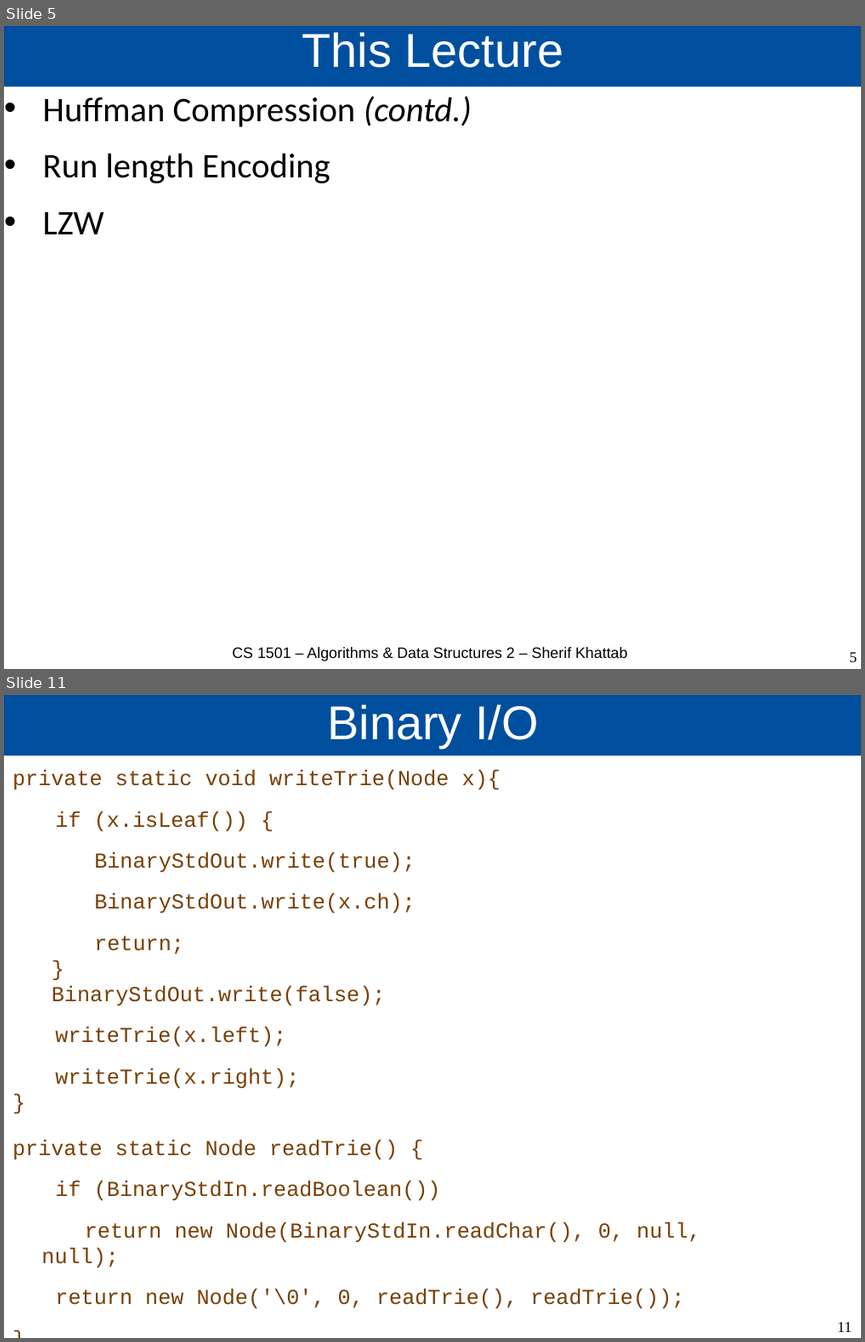
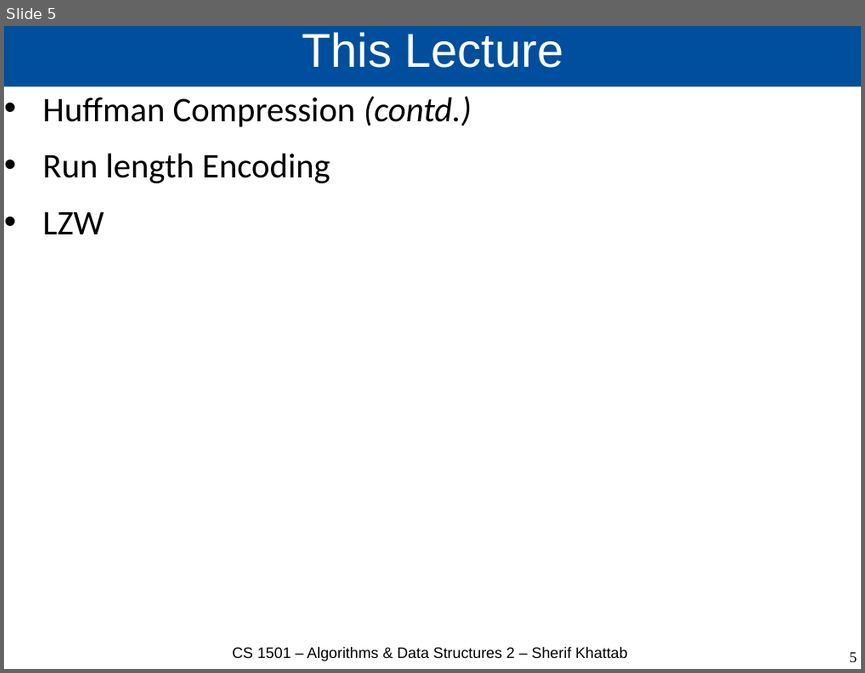
Before and after one commit to cs1501-2224/handouts, a slide deck: DraftSlides/Lecture13.pptx. Shown one above the other, each under a label of ours: slides 5 and 11 before the commit, slide 5 after it; the slides between them are not shown. The pictures are 865x1342 and 865x673 pixels, drawn with LibreOffice and Linux fonts; fonts in the diff are those of the drawing. Boxes give left, top, right and bottom in pixels: in the first picture for what was removed or moved away, otherwise in the second. Text is boxed around its words. In the diff, an @@ line names an element or a change of style, - is before the commit and + after.

```diff
--- a/DraftSlides/Lecture13.pptx
+++ b/DraftSlides/Lecture13.pptx
@@ slide 11 removed at (x1=4, y1=695, x2=861, y2=1338), background #FFFFFF @@
@@ title removed at (x1=4, y1=695, x2=861, y2=756) @@
-Binary I/O
@@ text removed at (x1=12, y1=770, x2=500, y2=1089) @@
-private static void writeTrie(Node x){
-if (x.isLeaf()) {
-BinaryStdOut.write(true);
-BinaryStdOut.write(x.ch);
-return;
-}
-BinaryStdOut.write(false);
-writeTrie(x.left);
-writeTrie(x.right);
-}
@@ text removed at (x1=12, y1=1140, x2=701, y2=1309) @@
-private static Node readTrie() {
-if (BinaryStdIn.readBoolean())
-return new Node(BinaryStdIn.readChar(), 0, null, null);
-return new Node('\0', 0, readTrie(), readTrie());
-}
@@ page number removed at (x1=837, y1=1321, x2=851, y2=1332) @@
-11
```
Also in this commit, not shown: 1 slide changed, 20 other slides removed, 4 other files.
